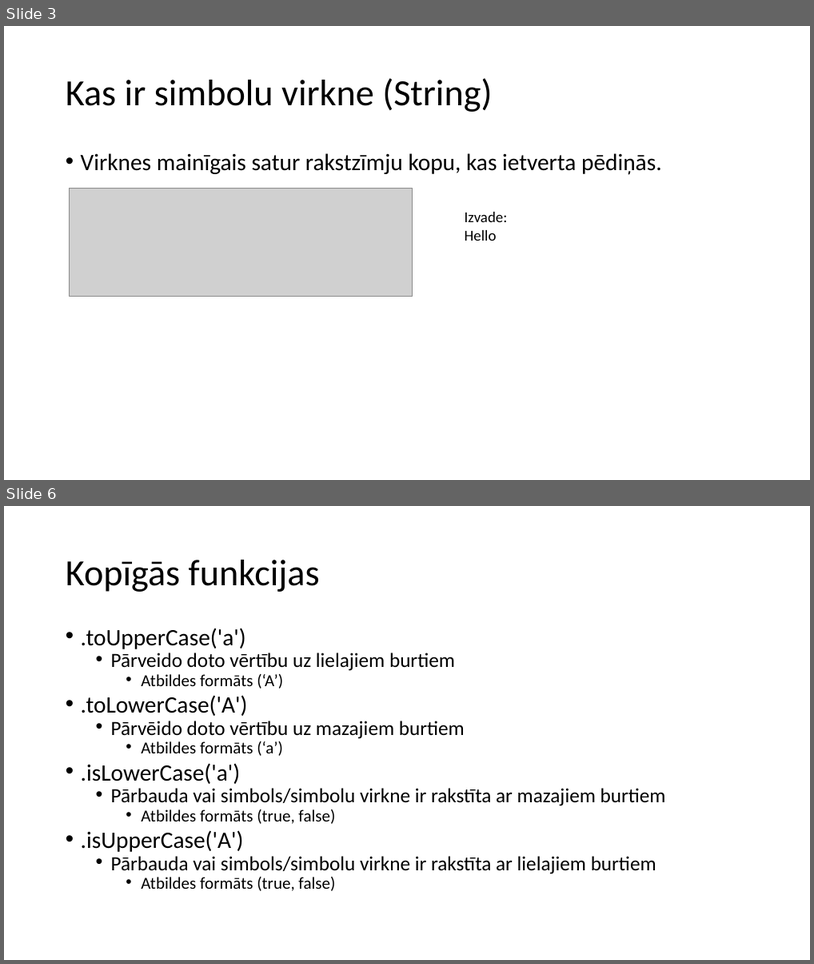
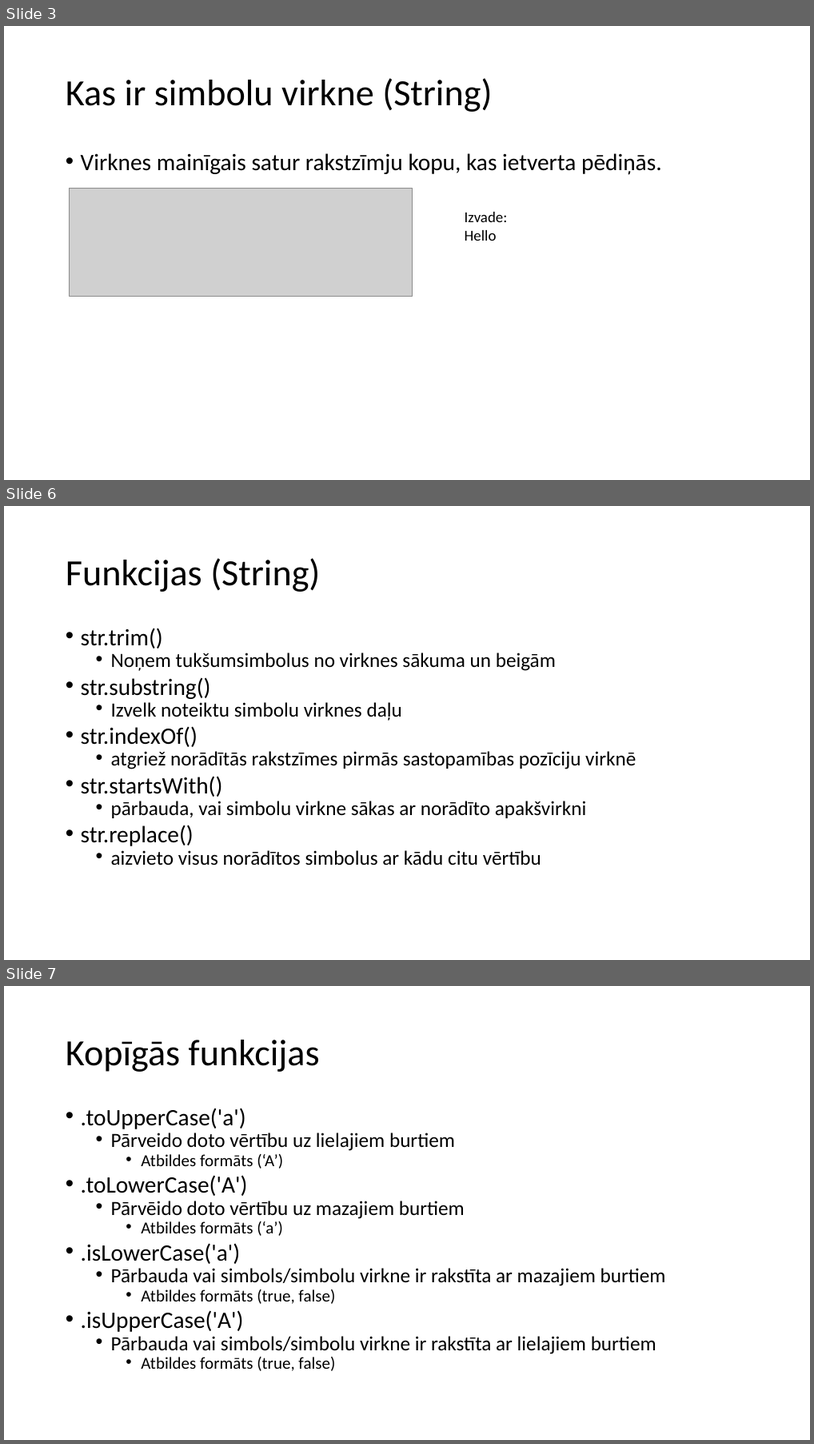
Before and after one commit to minime556/Eksamens, a slide deck: MacibuMaterialsProgEks.pptx. Shown one above the other, each under a label of ours: slides 3 and 6 before the commit, slides 3, 6 and 7 after it; the slides between them are not shown. The pictures are 814x964 and 814x1444 pixels, drawn with LibreOffice and Linux fonts; fonts in the diff are those of the drawing; grey boxes stand for pictures. Boxes give left, top, right and bottom in pixels: in the first picture for what was removed or moved away, otherwise in the second. Text is boxed around its words. In the diff, an @@ line names an element or a change of style, - is before the commit and + after.

```diff
--- a/MacibuMaterialsProgEks.pptx
+++ b/MacibuMaterialsProgEks.pptx
@@ slide 6 added at box(4, 506, 810, 960), background #FFFFFF @@
@@ title added at box(66, 558, 320, 592), 44 pt, text #000000 @@
+Funkcijas (String)
@@ text added at box(81, 628, 636, 865), 24 pt, text #000000 @@
+• str.trim()
+  • Noņem tukšumsimbolus no virknes sākuma un beigām
+• str.substring()
+  • Izvelk noteiktu simbolu virknes daļu
+• str.indexOf()
+  • atgriež norādītās rakstzīmes pirmās sastopamības pozīciju virknē
+• str.startsWith()
+  • pārbauda, vai simbolu virkne sākas ar norādīto apakšvirkni
+• str.replace()
+  • aizvieto visus norādītos simbolus ar kādu citu vērtību
@@ what was slide 6 is now slide 7 @@
```
Also in this commit, not shown: 2 slides changed, 2 other slides added, 1 other file.
